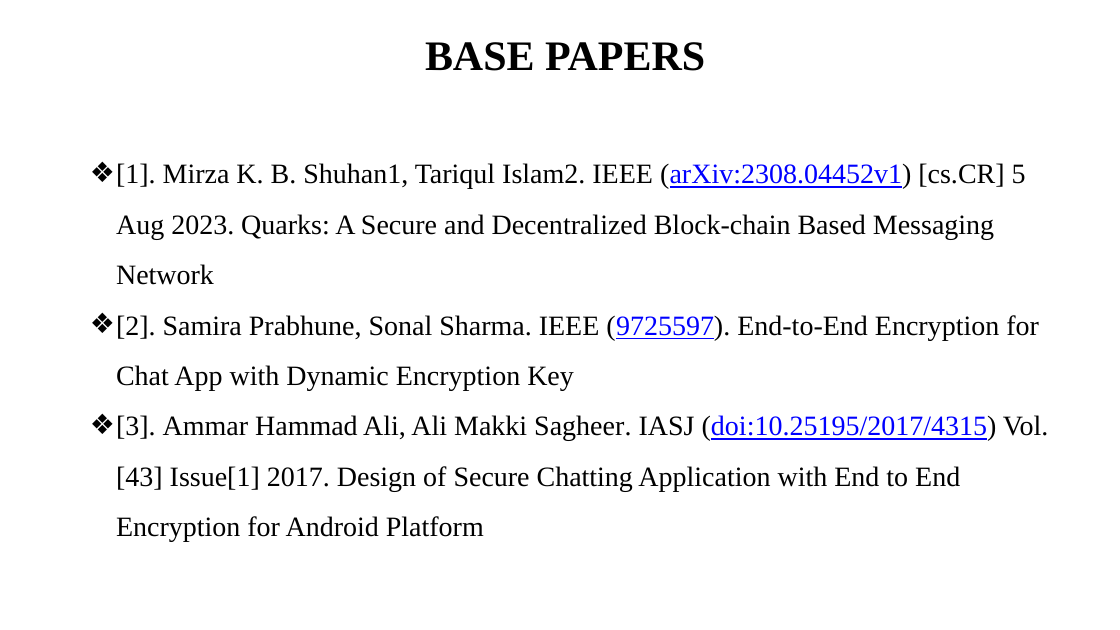
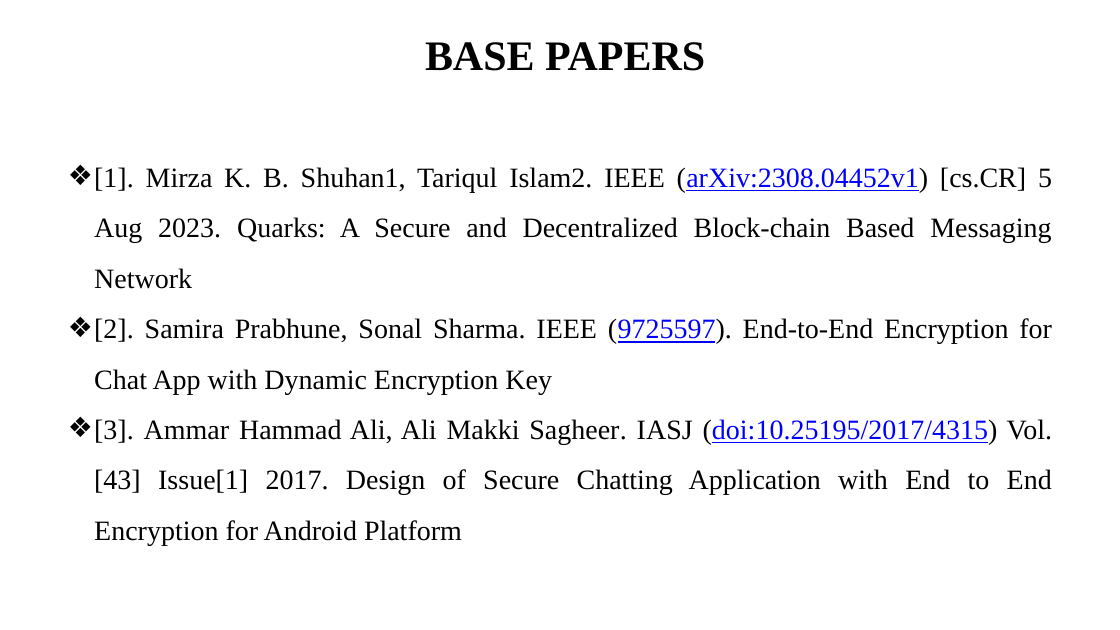
Before and after one commit to i-am-smf/Secure-Chat-using-Blockchain, a slide deck: slide 5 of First Review.pptx (slide 6 before the commit). Drawn at 1120x630 pixels with LibreOffice and Linux fonts; fonts in the diff are those of the drawing. Boxes give left, top, right and bottom in pixels: in the first picture for what was removed or moved away, otherwise in the second. Text is boxed around its words. In the diff, an @@ line names an element or a change of style, - is before the commit and + after.

```diff
--- a/First Review.pptx
+++ b/First Review.pptx
@@ text "[1]. Mirza K. B. Shuhan1, ...": place and size @@
-text "[1]. Mirza K. B. Shuhan1, ..." at [116,163,1048,542]
+text "[1]. Mirza K. B. Shuhan1, ..." at [94,167,1052,545]
@@ text "[1]. Mirza K. B. Shuhan1, ..." at [94,167,1052,545]: alignment left to justified @@
```
Also in this commit, not shown: 3 other slides changed, 1 slide removed, 6 other files.
